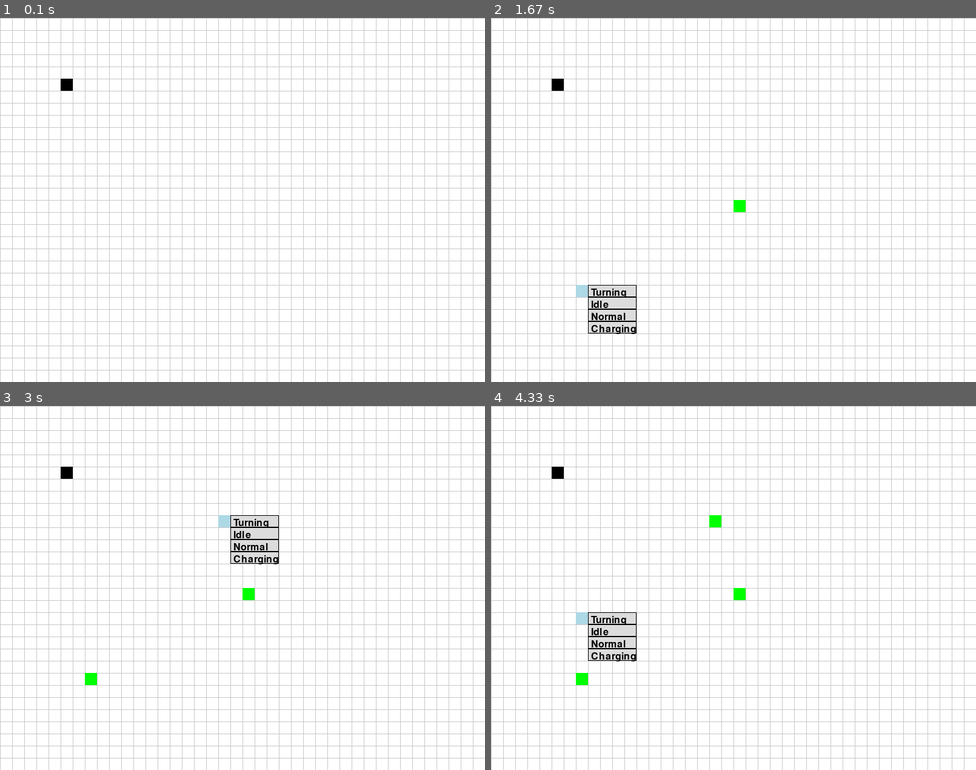
Above: before the commit, frames 1-4 (two rows, left to right).
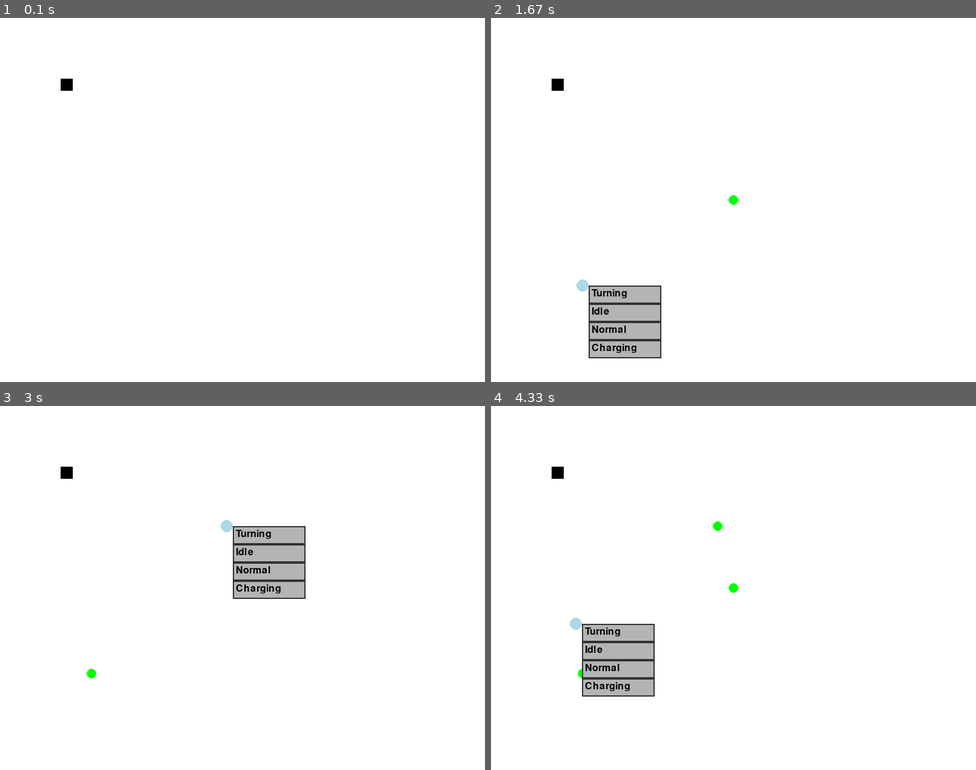
Above: after the commit, the same moments.

Repository: Jung028/AGV_Path_Planner
Game: pygame game, started from backend/pygame_simulation/main.py
The game is run twice, just before and just after one commit, with the same random seed, the same clock (stepped at 60 frames per second) and the same inputs.
Inputs (mouse positions are in pixels of both pictures, inside the frame that each line leads up to):
- Up to frame 1 (0.1 s): no input
- Up to frame 2 (1.67 s): click (733, 200) at 0.43 s; click "Normal" at 0.8 s; click (583, 287) at 1.2 s
- Up to frame 3 (3 s): click "Normal" at 2.1 s; click (227, 526) at 2.5 s
- Up to frame 4 (4.33 s): click "Normal" at 3.23 s; click (578, 624) at 3.63 s

The runs differ from the first frame. In frame 1, 9.7% of the frame differs, in the area x 0-100%, y 0-100%; in frame 2, 12%; in frame 3, 13%; in frame 4, 13%.

Commit message:
git commit -m "Refactor Grid class to support coordinate-based selections"

Diff:
--- a/backend/pygame_simulation/config.py
+++ b/backend/pygame_simulation/config.py
@@ -18,6 +18,9 @@
 YELLOW = (255, 255, 0)
 LIGHT_GRAY = (220, 220, 220)
 HIGHLIGHT_COLOR = (173, 216, 230)
+DROPDOWN_BG = (180, 180, 180)  # New dropdown background color
+DROPDOWN_BORDER = (50, 50, 50)  # New dropdown border color
+
 
 # Initialize pygame
 pygame.init()
--- a/backend/pygame_simulation/game.py
+++ b/backend/pygame_simulation/game.py
@@ -8,7 +8,7 @@
         self.screen = pygame.display.set_mode((SCREEN_WIDTH, SCREEN_HEIGHT))
         pygame.display.set_caption("AGV Path Planner")
         self.clock = pygame.time.Clock()
-        self.grid = Grid(GRID_WIDTH, GRID_HEIGHT, GRID_SIZE)
+        self.grid = Grid()
         self.agv = AGV(5, 5)
         self.running = True
 
@@ -33,24 +33,20 @@
             self.running = False
         elif event.type == pygame.MOUSEBUTTONDOWN:
             x, y = pygame.mouse.get_pos()
-            grid_x, grid_y = x // GRID_SIZE, y // GRID_SIZE
-
-            if (grid_x, grid_y) == tuple(self.agv.position):
-                self.agv.selected = True
-            elif self.agv.selected:
-                self.agv.target = [grid_x, grid_y]
-                self.agv.selected = False
-            elif self.grid.selected_cell:
+            if self.grid.dropdown_active:
                 for i, option in enumerate(self.grid.dropdown_options):
-                    option_rect = pygame.Rect(self.grid.selected_cell[0] * GRID_SIZE + GRID_SIZE,
-                                              self.grid.selected_cell[1] * GRID_SIZE + (i * GRID_SIZE),
-                                              GRID_SIZE * 4, GRID_SIZE)
+                    option_rect = pygame.Rect(self.grid.selected_point[0] + 10,
+                                            self.grid.selected_point[1] + (i * 30),
+                                            120, 30)
                     if option_rect.collidepoint(x, y):
-                        self.grid.data[(self.grid.selected_cell[0], self.grid.selected_cell[1])] = option
-                        self.grid.selected_cell = None
+                        self.grid.data[self.grid.selected_point] = option
+                        self.grid.dropdown_active = False
+                        self.grid.selected_point = None
                         break
             else:
-                self.grid.selected_cell = (grid_x, grid_y)
+                self.grid.selected_point = (x, y)  # Set selected point anywhere on the map
+                self.grid.dropdown_active = True   # Activate dropdown visibility
+
         elif event.type == pygame.KEYDOWN:
             if event.key == pygame.K_RETURN and self.agv.target:
                 self.agv.move()
--- a/backend/pygame_simulation/grid.py
+++ b/backend/pygame_simulation/grid.py
@@ -1,35 +1,30 @@
 # grid.py
-from config import BLUE, GRAY, GREEN, HIGHLIGHT_COLOR, RED, SCREEN_HEIGHT, SCREEN_WIDTH, YELLOW
+from config import BLUE, DROPDOWN_BG, DROPDOWN_BORDER, GRAY, GREEN, HIGHLIGHT_COLOR, RED, SCREEN_HEIGHT, SCREEN_WIDTH, WHITE, YELLOW
 import pygame
 
 
 class Grid:
-    def __init__(self, width, height, cell_size):
-        self.width = width
-        self.height = height
-        self.cell_size = cell_size
-        self.data = {}
-        self.selected_cell = None
+    def __init__(self):
+        self.data = {}  # Store placed points with exact screen coordinates
+        self.selected_point = None  # Store selected position as exact screen coordinates
         self.dropdown_options = ["Turning", "Idle", "Normal", "Charging"]
+        self.dropdown_active = False  # Track if dropdown should be visible
 
     def draw_dropdown(self, screen):
-        if self.selected_cell:
-            x, y = self.selected_cell[0] * self.cell_size, self.selected_cell[1] * self.cell_size
-            dropdown_width = self.cell_size * 4
-            dropdown_height = self.cell_size
+        if self.selected_point:
+            x, y = self.selected_point  # Use exact screen coordinates
+            dropdown_width = 120  # Fixed width for dropdown
+            dropdown_height = 30  # Fixed height for each option
 
             for i, option in enumerate(self.dropdown_options):
-                option_rect = pygame.Rect(x + self.cell_size, y + (i * self.cell_size), dropdown_width, dropdown_height)
-                pygame.draw.rect(screen, (220, 220, 220), option_rect)  # Light gray background
-                pygame.draw.rect(screen, (0, 0, 0), option_rect, 1)  # Black border
+                option_rect = pygame.Rect(x + 10, y + (i * dropdown_height), dropdown_width, dropdown_height)
+                pygame.draw.rect(screen, DROPDOWN_BG, option_rect)  # Background color
+                pygame.draw.rect(screen, DROPDOWN_BORDER, option_rect, 2)  # Border color
                 text = pygame.font.Font(None, 24).render(option, True, (0, 0, 0))
-                screen.blit(text, (x + self.cell_size + 5, y + (i * self.cell_size) + 5))
+                screen.blit(text, (x + 15, y + (i * dropdown_height) + 5))
 
     def draw(self, screen):
-        for x in range(0, SCREEN_WIDTH, self.cell_size):
-            pygame.draw.line(screen, GRAY, (x, 0), (x, SCREEN_HEIGHT))
-        for y in range(0, SCREEN_HEIGHT, self.cell_size):
-            pygame.draw.line(screen, GRAY, (0, y), (SCREEN_WIDTH, y))
+        screen.fill(WHITE)  # Clear screen with a plain white background
 
         for pos, cell_type in self.data.items():
             color = GRAY
@@ -41,8 +36,8 @@
                 color = YELLOW
             elif cell_type == "Normal":
                 color = GREEN
-            pygame.draw.rect(screen, color, (pos[0] * self.cell_size, pos[1] * self.cell_size, self.cell_size, self.cell_size))
+            pygame.draw.circle(screen, color, pos, 8)  # Represent points as circles
 
-        if self.selected_cell:
-            pygame.draw.rect(screen, HIGHLIGHT_COLOR, (self.selected_cell[0] * self.cell_size, self.selected_cell[1] * self.cell_size, self.cell_size, self.cell_size))
+        if self.dropdown_active and self.selected_point:
+            pygame.draw.circle(screen, HIGHLIGHT_COLOR, self.selected_point, 10)  # Highlight selection
             self.draw_dropdown(screen)
Not shown, changed: README.md
